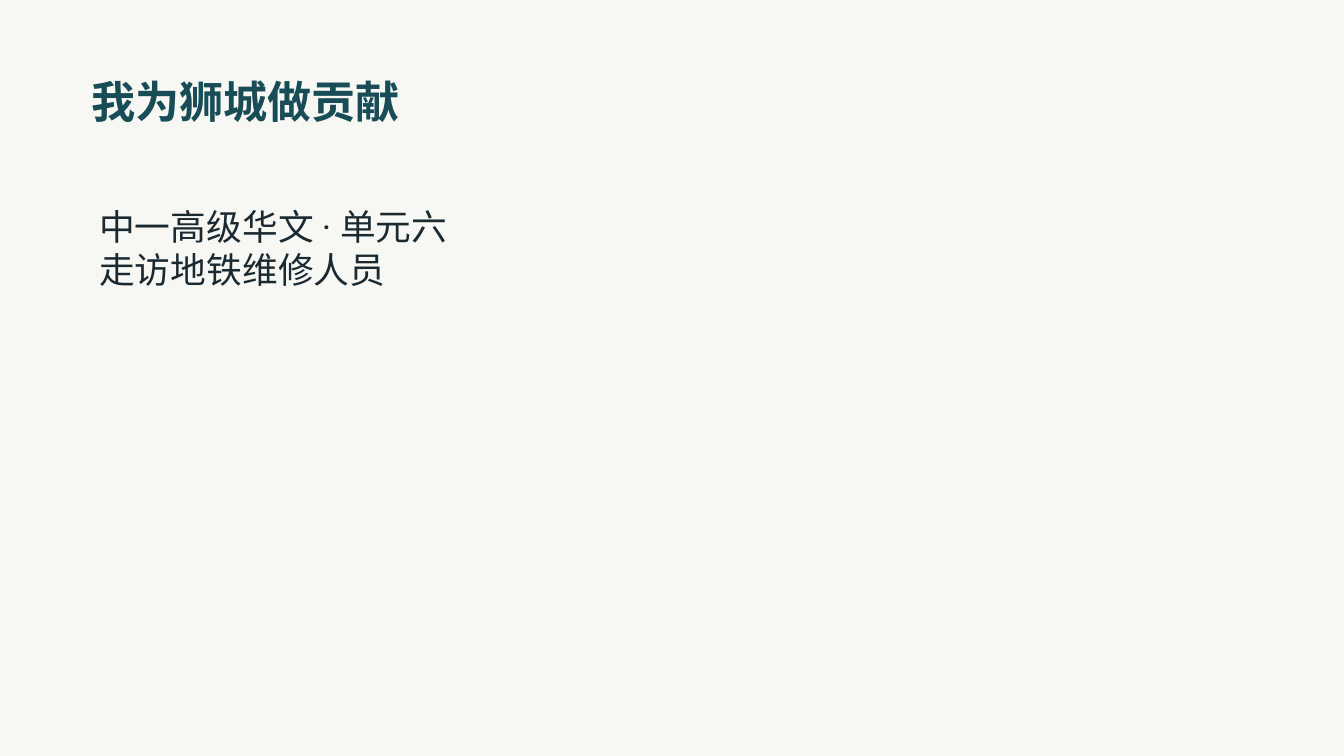
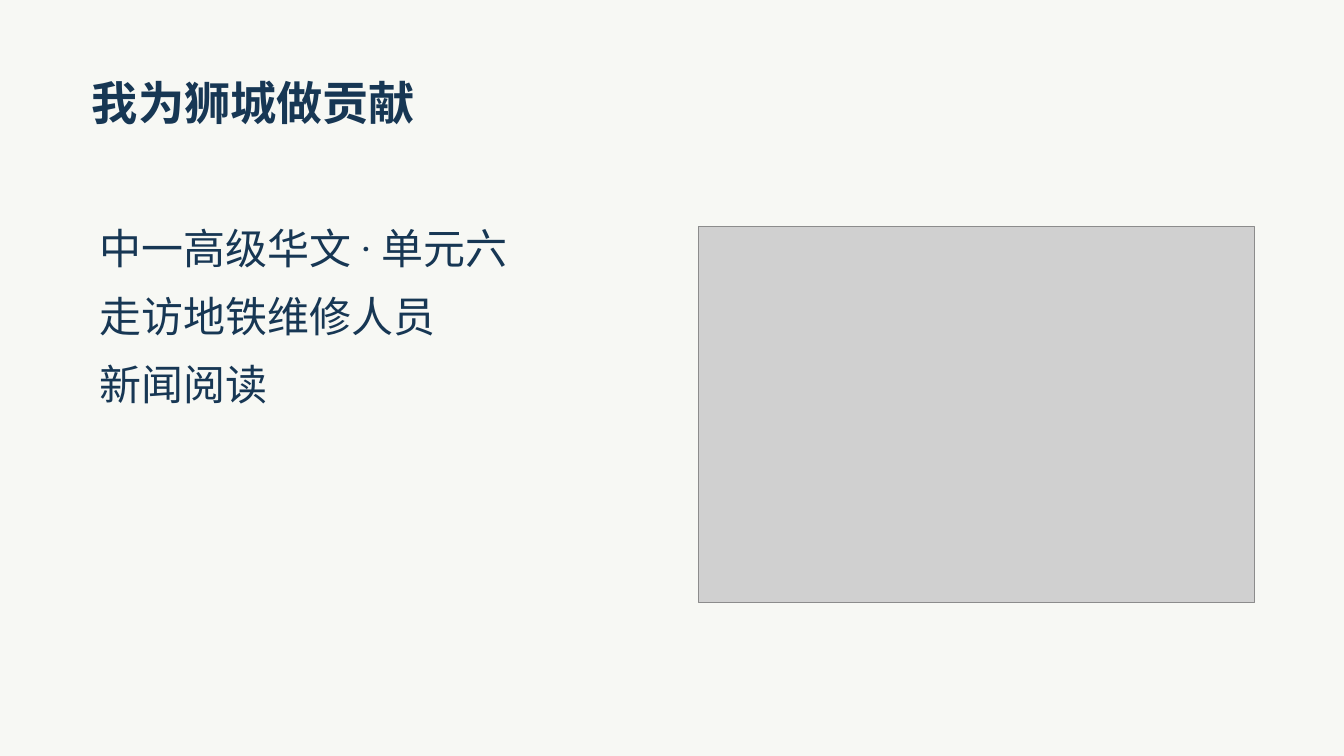
Before and after one commit to lf9675/huawentong-home, a slide deck: slide 1 of du/textbook/1hcl/unit6/shicheng-xuexi/teacher-slides.pptx. Drawn at 1344x756 pixels with LibreOffice and Linux fonts; fonts in the diff are those of the drawing; grey boxes stand for pictures. Boxes give left, top, right and bottom in pixels: in the first picture for what was removed or moved away, otherwise in the second. Text is boxed around its words. In the diff, an @@ line names an element or a change of style, - is before the commit and + after.

Commit message:
Complete 我为狮城做贡献 news lesson using existing comics and tasks
Repair blank reading page, complete textbook fact/opinion and structure exercises, preserve existing answer IDs, and synchronize 33-slide editable deck, teacher guide, projection, verified offline package and student homepage route.

```diff
--- a/du/textbook/1hcl/unit6/shicheng-xuexi/teacher-slides.pptx
+++ b/du/textbook/1hcl/unit6/shicheng-xuexi/teacher-slides.pptx
@@ text "我为狮城做贡献" at bbox=[92, 80, 415, 125]: size 31.5 to 33 pt, font Roboto to Noto Sans CJK SC, text colour #184C56 to #173754 @@
@@ text at bbox=[99, 228, 508, 336]: size 25.5 to 30 pt, text colour #1B2931 to #173754 in "中一高级华文 · 单元六", "走访地铁维修人员"; line spacing 1 to 1.35 @@
@@ picture added at bbox=[699, 227, 1255, 603] @@
@@ text at bbox=[99, 364, 267, 404]: paragraph added @@
+新闻阅读
```
Also in this commit, not shown: 26 other slides changed, 6 slides added, 1 slide removed, 16 other files.
